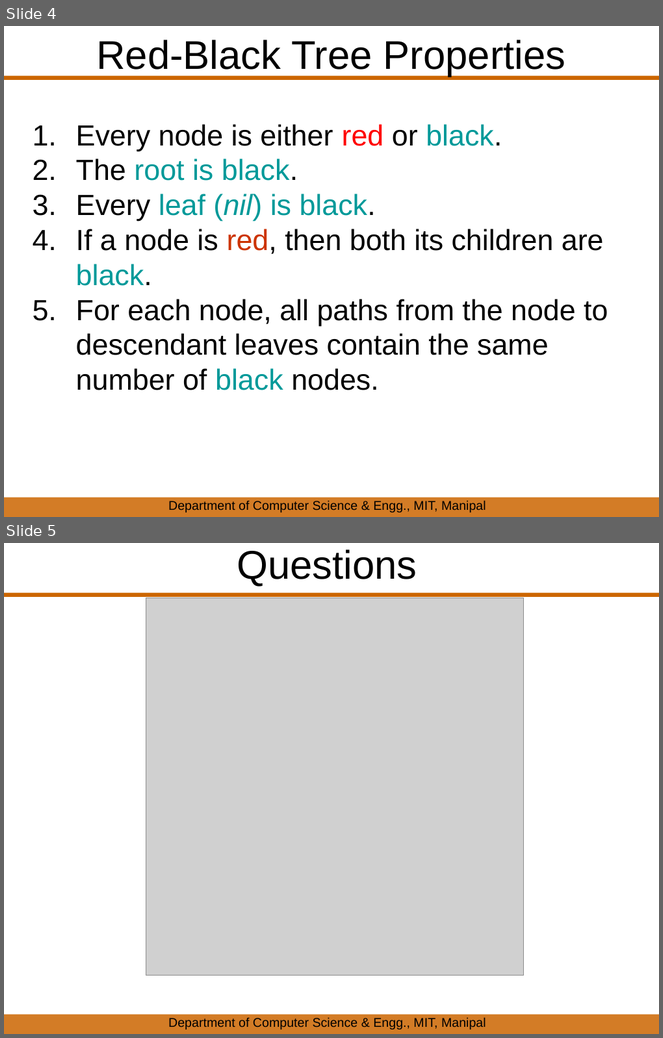
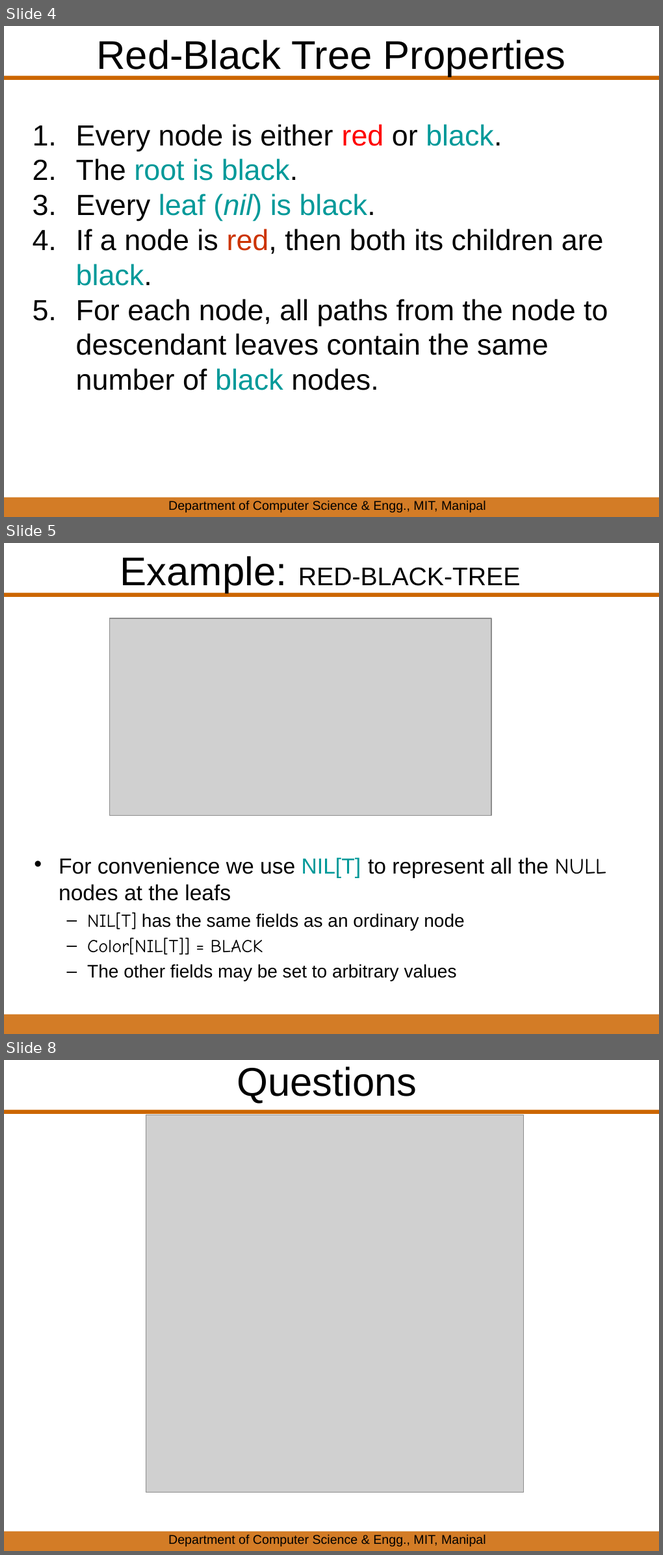
Before and after one commit to pradhanamit-eng/RedBlackTree, a slide deck: PPT/RedBlack_DS_PPT.pptx. Shown one above the other, each under a label of ours: slides 4 and 5 before the commit, slides 4, 5 and 8 after it; the slides between them are not shown. The pictures are 663x1038 and 663x1555 pixels, drawn with LibreOffice and Linux fonts; fonts in the diff are those of the drawing; grey boxes stand for pictures; background and template pictures are left out. Boxes give left, top, right and bottom in pixels: in the first picture for what was removed or moved away, otherwise in the second. Text is boxed around its words. In the diff, an @@ line names an element or a change of style, - is before the commit and + after.

```diff
--- a/PPT/RedBlack_DS_PPT.pptx
+++ b/PPT/RedBlack_DS_PPT.pptx
@@ slide 5 added at <box>4,543,659,1034</box>, background #FFFFFF; not listed: 2 template elements that a slide beside it also shows @@
@@ title added at <box>120,556,521,593</box>, 28 pt, text #000000 @@
+Example: RED-BLACK-TREE
@@ picture added at <box>109,618,492,815</box> @@
@@ text added at <box>59,858,607,981</box>, 20 pt, text #000000 @@
+• For convenience we use NIL[T] to represent all the NULL nodes at the leafs
+  – NIL[T] has the same fields as an ordinary node
+  – Color[NIL[T]] = BLACK
+  – The other fields may be set to arbitrary values
@@ what was slide 5 is now slide 8 @@
```
Also in this commit, not shown: 1 slide changed, 2 other slides added, 3 other files.
